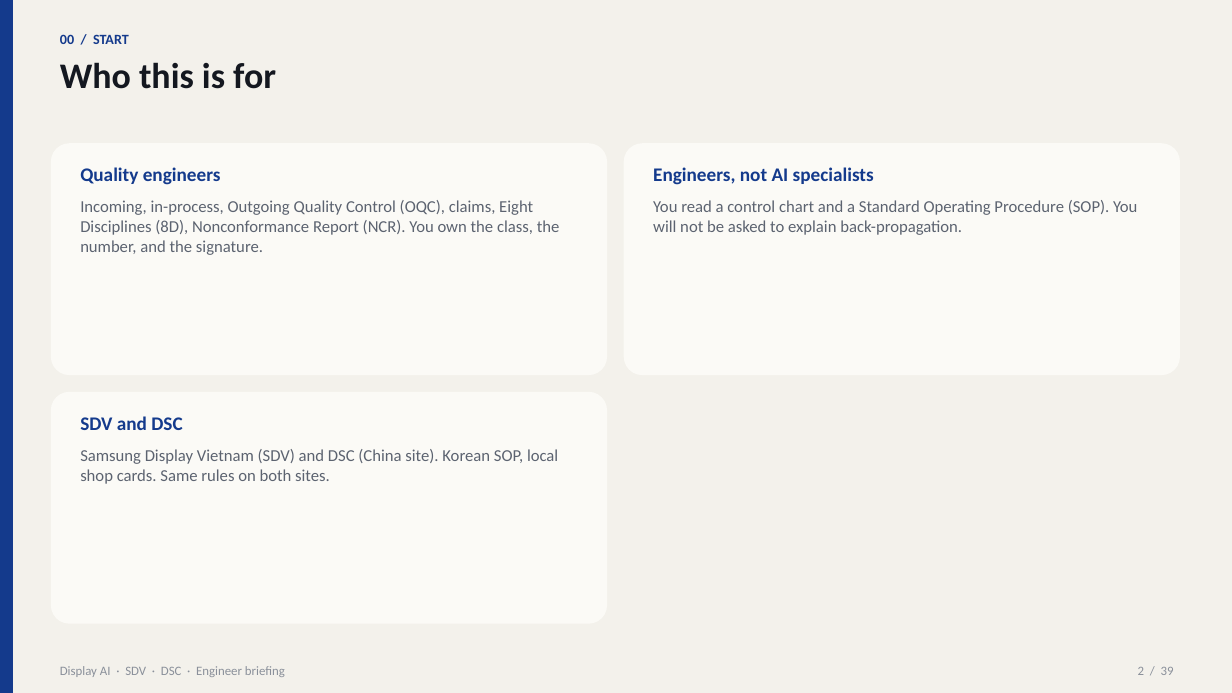
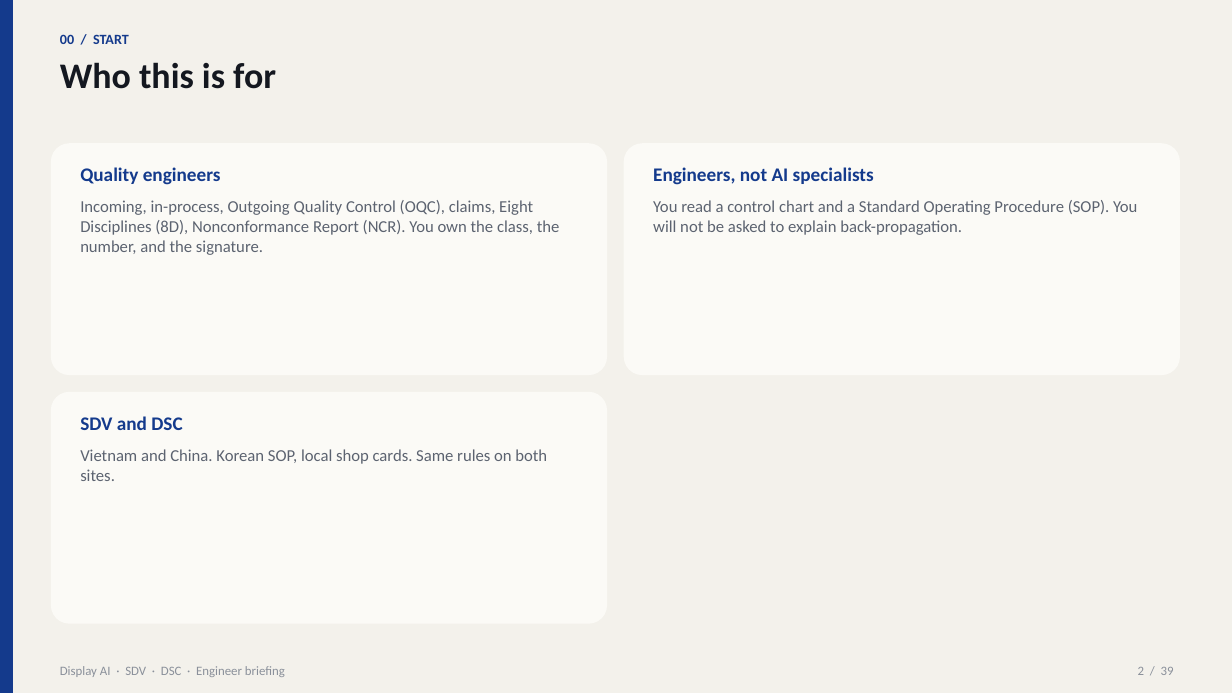
Before and after one commit to beyondlatent/welcome, a slide deck: slide 2 of Display-AI-Briefing-SDV-DSC.pptx. Drawn at 1232x693 pixels with LibreOffice and Linux fonts; fonts in the diff are those of the drawing. Boxes give left, top, right and bottom in pixels: in the first picture for what was removed or moved away, otherwise in the second. Text is boxed around its words. In the diff, an @@ line names an element or a change of style, - is before the commit and + after.

```diff
--- a/Display-AI-Briefing-SDV-DSC.pptx
+++ b/Display-AI-Briefing-SDV-DSC.pptx
@@ text at box(80, 449, 547, 481): text changed @@
-Samsung Display Vietnam (SDV) and DSC (China site). Korean SOP, local shop cards. Same rules on both sites.
+Vietnam and China. Korean SOP, local shop cards. Same rules on both sites.
```
Also in this commit, not shown: 2 other slides changed, 2 other files.
